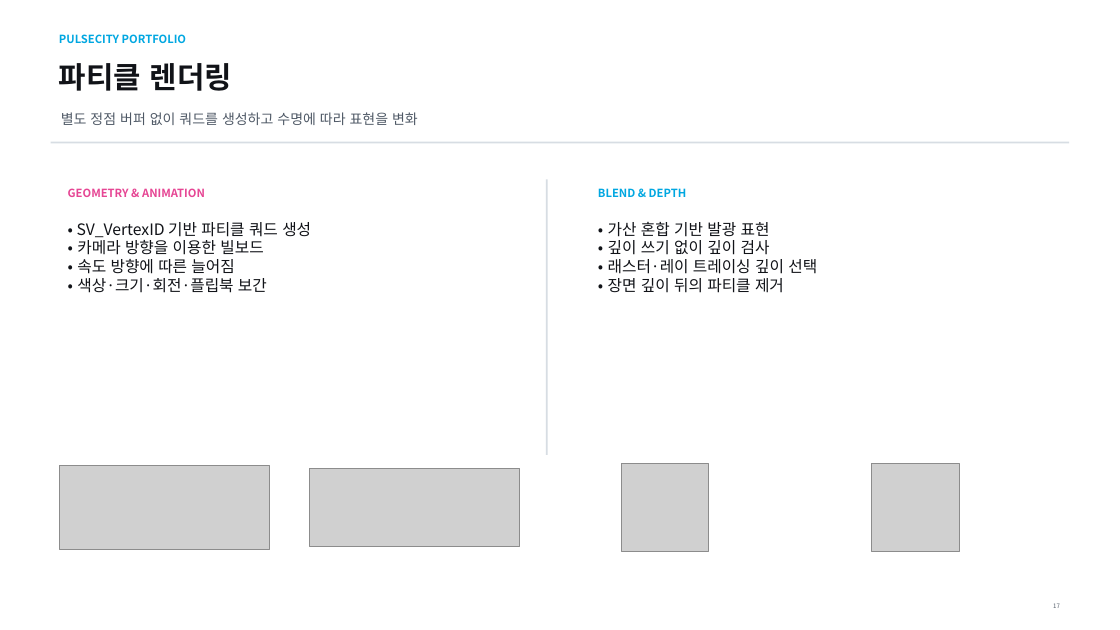
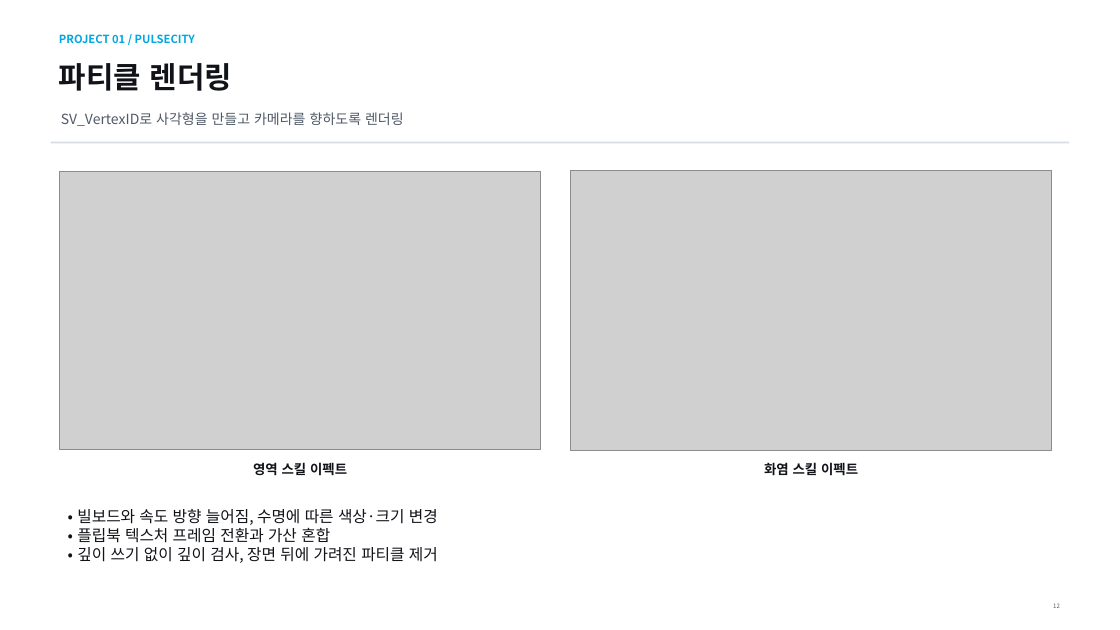
Before and after one commit to nohc2001/PulseCity, a slide deck: slide 12 of 포트폴리오/진성준/임동건_포트폴리오.pptx (slide 17 before the commit). Drawn at 1120x630 pixels with LibreOffice and Linux fonts; fonts in the diff are those of the drawing; grey boxes stand for pictures. Boxes give left, top, right and bottom in pixels: in the first picture for what was removed or moved away, otherwise in the second. Text is boxed around its words. In the diff, an @@ line names an element or a change of style, - is before the commit and + after.

```diff
--- a/포트폴리오/진성준/임동건_포트폴리오.pptx
+++ b/포트폴리오/진성준/임동건_포트폴리오.pptx
@@ text at [59, 34, 195, 43]: text changed @@
-PULSECITY PORTFOLIO
+PROJECT 01 / PULSECITY
@@ text at [61, 112, 404, 126]: text changed @@
-별도 정점 버퍼 없이 쿼드를 생성하고 수명에 따라 표현을 변화
+SV_VertexID로 사각형을 만들고 카메라를 향하도록 렌더링
@@ picture added at [60, 171, 541, 450] @@
@@ picture added at [571, 170, 1052, 450] @@
@@ text removed at [68, 188, 205, 197] @@
-GEOMETRY & ANIMATION
@@ rectangle removed at [546, 180, 548, 455] @@
@@ text removed at [598, 188, 687, 197] @@
-BLEND & DEPTH
@@ text removed at [77, 222, 311, 293] @@
-• SV_VertexID 기반 파티클 쿼드 생성
-• 카메라 방향을 이용한 빌보드
-• 속도 방향에 따른 늘어짐
-• 색상·크기·회전·플립북 보간
@@ picture removed at [60, 465, 270, 549] @@
@@ text added at [253, 462, 347, 476], 11.5 pt, text #111318, bold @@
+영역 스킬 이펙트
@@ picture removed at [310, 468, 520, 547] @@
@@ picture removed at [622, 464, 709, 551] @@
@@ text added at [764, 462, 858, 476], 11.5 pt, text #111318, bold @@
+화염 스킬 이펙트
@@ picture removed at [872, 464, 960, 551] @@
@@ text at [77, 509, 438, 563]: text changed @@
-• 가산 혼합 기반 발광 표현
-• 깊이 쓰기 없이 깊이 검사
-• 래스터·레이 트레이싱 깊이 선택
-• 장면 깊이 뒤의 파티클 제거
+• 빌보드와 속도 방향 늘어짐, 수명에 따른 색상·크기 변경
+• 플립북 텍스처 프레임 전환과 가산 혼합
+• 깊이 쓰기 없이 깊이 검사, 장면 뒤에 가려진 파티클 제거
```
Also in this commit, not shown: 6 other slides changed, 6 slides added, 13 slides removed.
